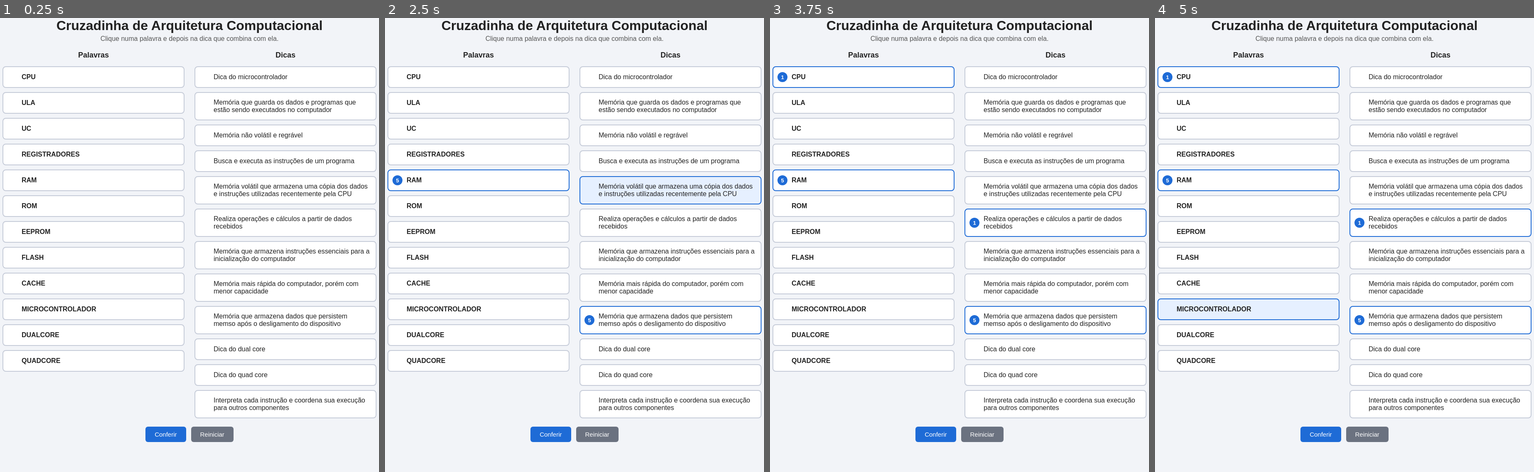
Above: before the commit, frames 1-4 (left to right).
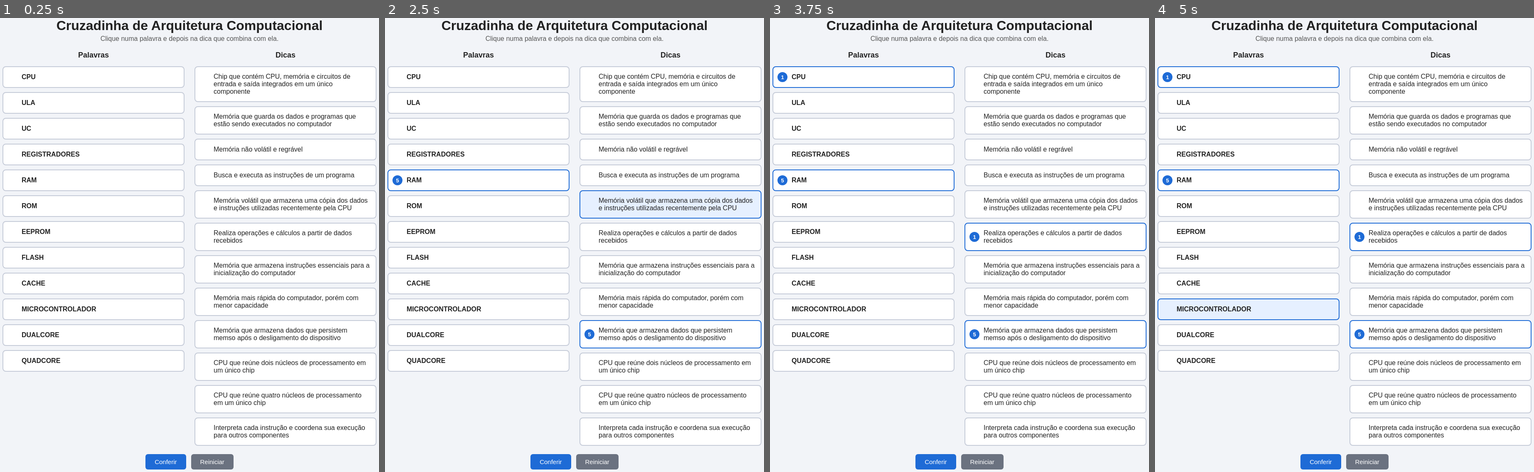
Above: after the commit, the same moments.

Repository: vinikenzosptech/arquitetura-computacional-game
Game: browser game, page index.html
Two runs of this game, one before a commit and one after it. Both use one fixed random seed, a clock stepped at 60 frames per second and the inputs below.
Inputs (mouse positions are in pixels of both pictures, inside the frame that each line leads up to; where the layout moved, square brackets give the same spot in the first picture):
- Up to frame 1 (0.25 s): no input
- Up to frame 2 (2.5 s): click (479, 181) at 1.27 s; click (669, 335) [669, 322] at 1.87 s; click (669, 204) [669, 190] at 2.47 s
- Up to frame 3 (3.75 s): click (1054, 235) [1054, 222] at 3.07 s; click (864, 77) at 3.67 s
- Up to frame 4 (5 s): click (1249, 231) at 4.27 s; click (1249, 308) at 4.87 s

The runs differ from the first frame. In frame 1, 10% of the frame differs, in the area x 38-100%, y 12-100%; in frame 2, 12%; in frame 3, 11%; in frame 4, 11%.

Commit message:
feat: adicionando dicas para microcontrolador, dual core e quad core

Diff:
--- a/index.html
+++ b/index.html
@@ -44,9 +44,9 @@
         { palavra: "EEPROM", dica: "Memória que armazena dados que persistem memso após o desligamento do dispositivo" },
         { palavra: "FLASH", dica: "Memória não volátil e regrável" },
         { palavra: "CACHE", dica: "Memória volátil que armazena uma cópia dos dados e instruções utilizadas recentemente pela CPU" },
-        { palavra: "MICROCONTROLADOR", dica: "Dica do microcontrolador" },
-        { palavra: "DUALCORE", dica: "Dica do dual core" },
-        { palavra: "QUADCORE", dica: "Dica do quad core" }
+        { palavra: "MICROCONTROLADOR", dica: "Chip que contém CPU, memória e circuitos de entrada e saída integrados em um único componente" },
+        { palavra: "DUALCORE", dica: "CPU que reúne dois núcleos de processamento em um único chip" },
+        { palavra: "QUADCORE", dica: "CPU que reúne quatro núcleos de processamento em um único chip" }
     ]
 
     // variáveis globais
